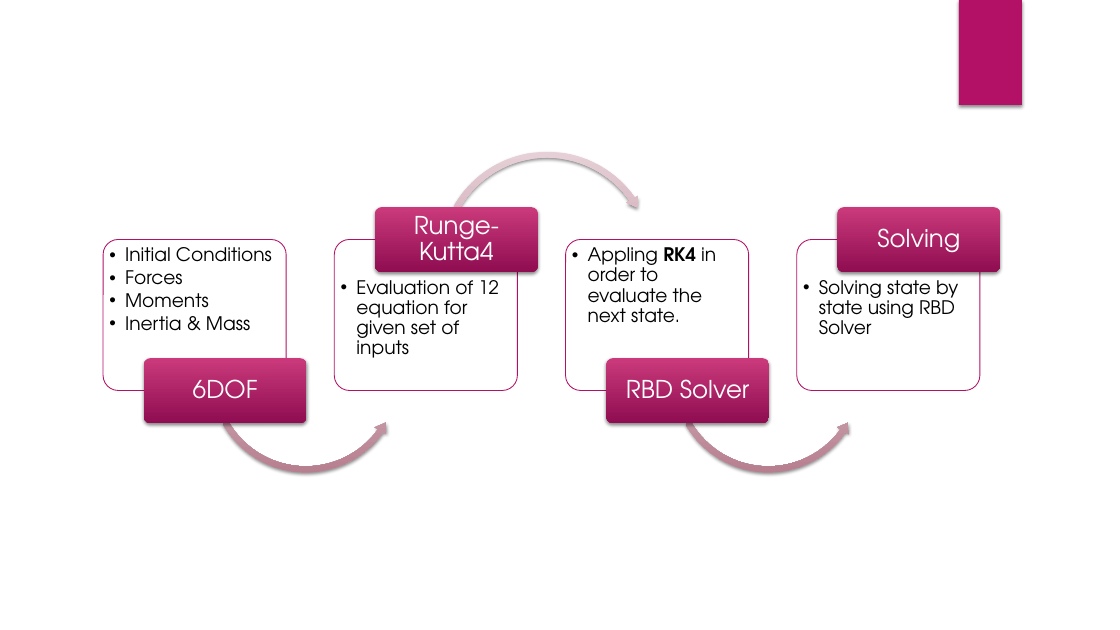
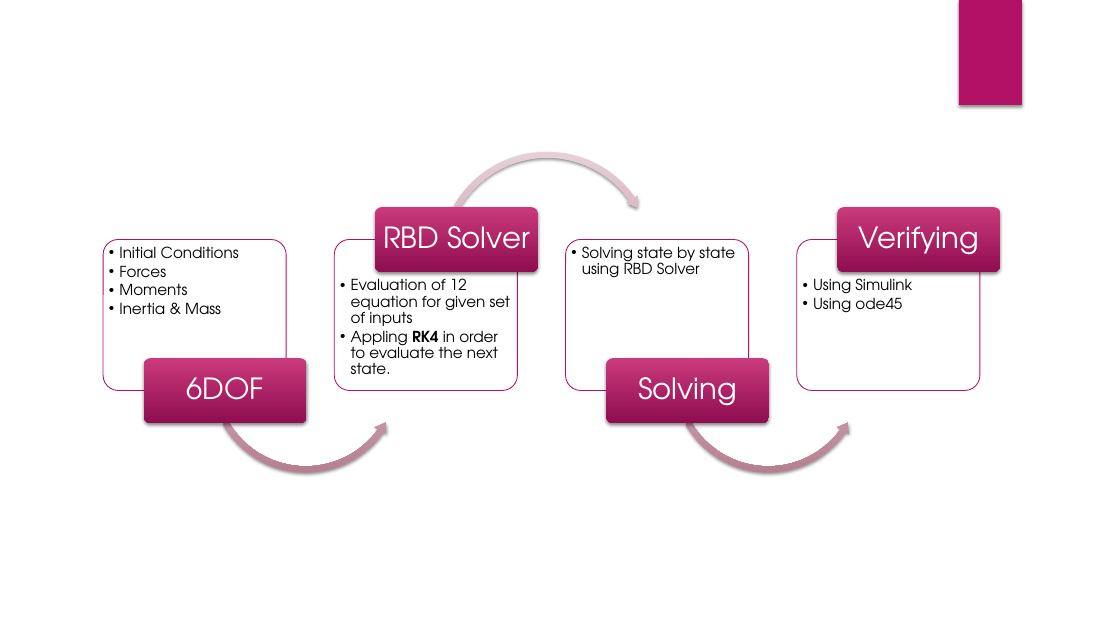
Before and after one commit to Aero-Mohamed/Autopilot, a slide deck: slide 22 of Task 2/Task2_G4_presentation.pptx. Drawn at 1120x630 pixels with LibreOffice and Linux fonts; fonts in the diff are those of the drawing. Boxes give left, top, right and bottom in pixels: in the first picture for what was removed or moved away, otherwise in the second. Text is boxed around its words. In the diff, an @@ line names an element or a change of style, - is before the commit and + after.

Commit message:
Presentation updated

```diff
--- a/Task 2/Task2_G4_presentation.pptx
+++ b/Task 2/Task2_G4_presentation.pptx
@@ text "RBD Solver": place and size @@
-text "RBD Solver" at [626,379,749,399]
+text "RBD Solver" at [383,226,530,249]
@@ text removed at [414,216,499,261] @@
-Runge-Kutta4
@@ text added at [859,226,979,254], 25 pt, text #FFFFFF @@
+Verifying
@@ text "Initial Conditions" at [119,246,239,314]: size 16 to 13 pt; indent changed @@
@@ text "Solving state by state using ..." at [582,246,735,278]: size 16 to 13 pt; indent changed @@
@@ text "Solving state by state using ...": place and size @@
-text "Solving state by state using ..." at [819,280,958,335]
+text "Solving state by state using ..." at [582,246,735,278]
@@ text removed at [588,247,716,323] @@
-  •• Appling RK4 in order to evaluate the next state.
@@ text at [351,274,510,331]: size 16 to 13 pt in "Evaluation of 12 equation for given set ..."; indent changed @@
@@ text added at [813,274,912,313], 13 pt, text #000000 @@
+  •• Using Simulink
+  •• Using ode45
@@ text at [351,330,498,374]: paragraph added @@
+  •• Appling RK4 in order to evaluate the next state.
@@ size 21 to 25 pt; more space between paragraphs in 3 elements at [187,377,264,400], [383,226,530,249], [638,377,737,405] @@
@@ text "Solving": place and size @@
-text "Solving" at [877,228,960,252]
+text "Solving" at [638,377,737,405]
```
